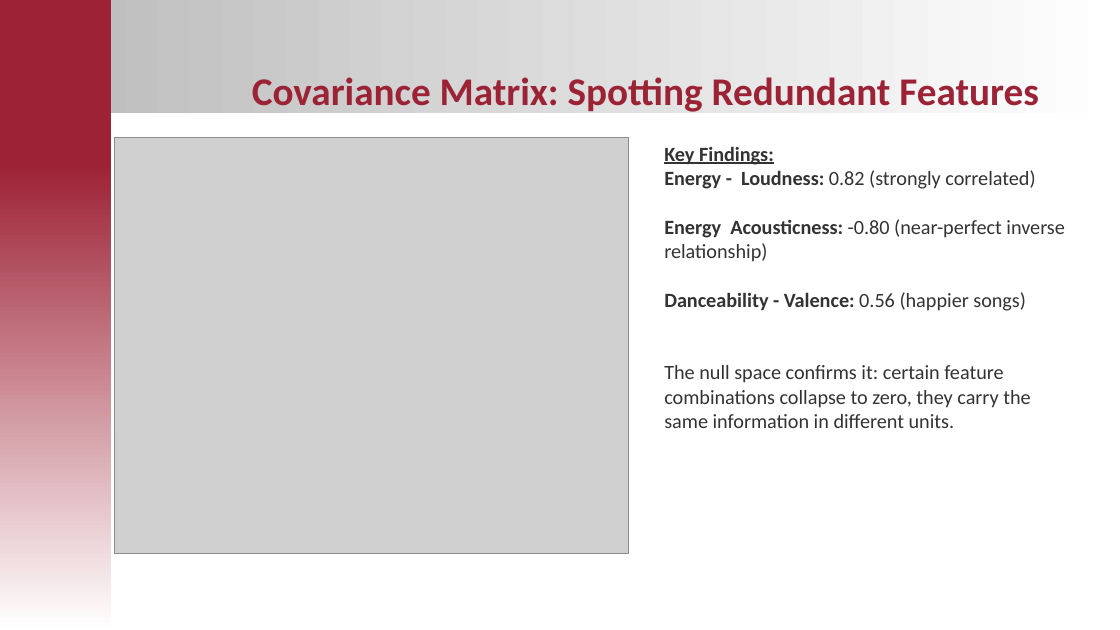
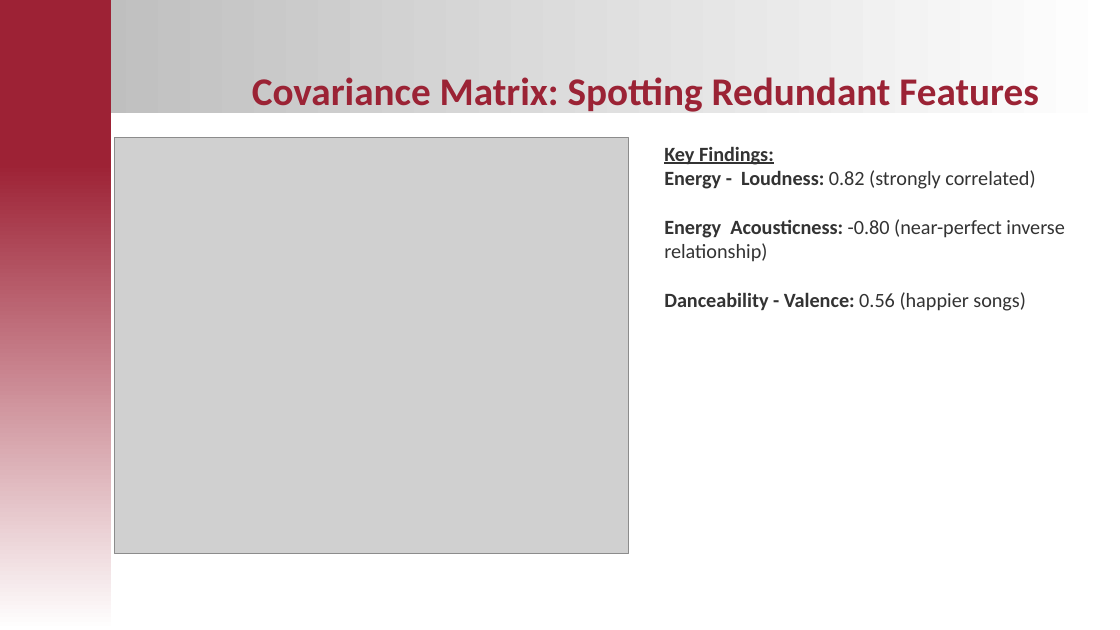
Before and after one commit to Ryanmsy/what-songs-should-restaurant-play, a slide deck: slide 5 of Sonic_Sommelier_Progress_Update.pptx. Drawn at 1120x630 pixels with LibreOffice and Linux fonts; fonts in the diff are those of the drawing; grey boxes stand for pictures; background and template pictures are left out. Boxes give left, top, right and bottom in pixels: in the first picture for what was removed or moved away, otherwise in the second. Text is boxed around its words. In the diff, an @@ line names an element or a change of style, - is before the commit and + after.

```diff
--- a/Sonic_Sommelier_Progress_Update.pptx
+++ b/Sonic_Sommelier_Progress_Update.pptx
@@ text at (x1=664, y1=365, x2=1030, y2=428): paragraphs removed @@
-The null space confirms it: certain feature
-combinations collapse to zero, they carry the
-same information in different units.
```
Also in this commit, not shown: 5 other slides changed, 4 other files.
